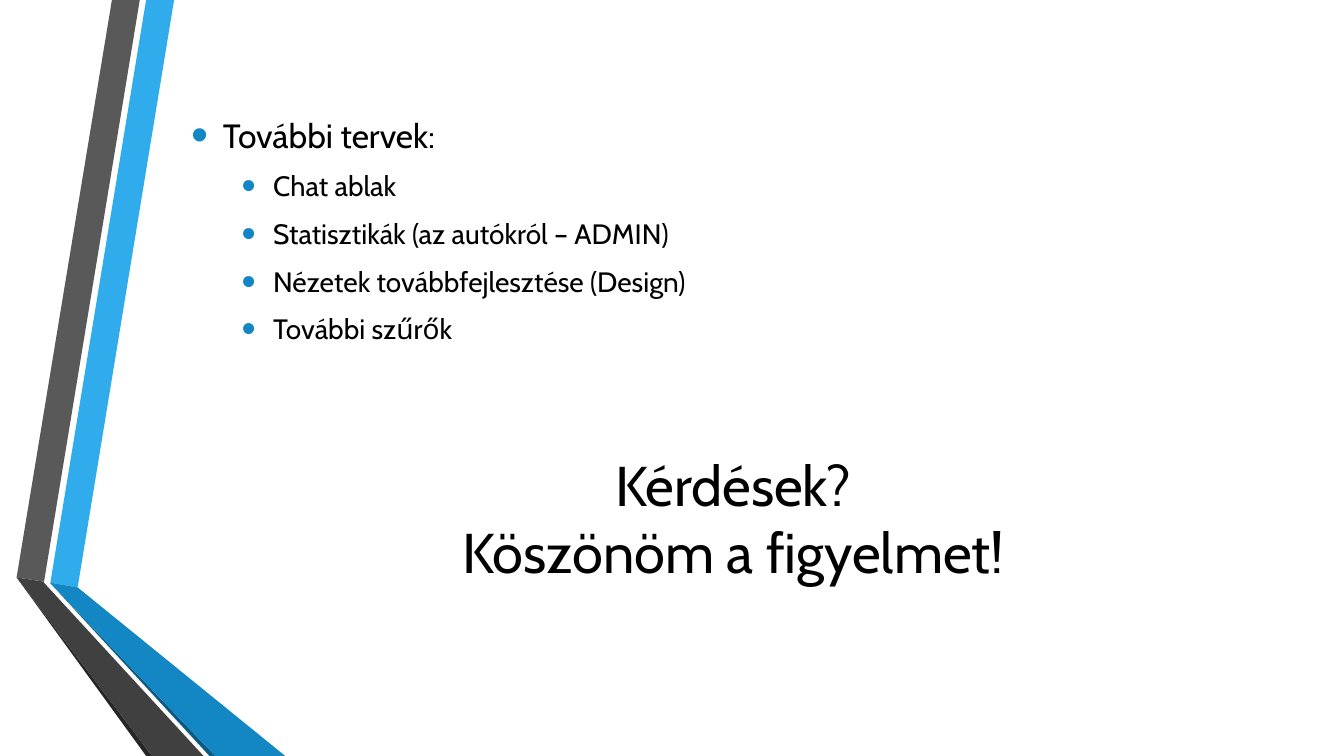
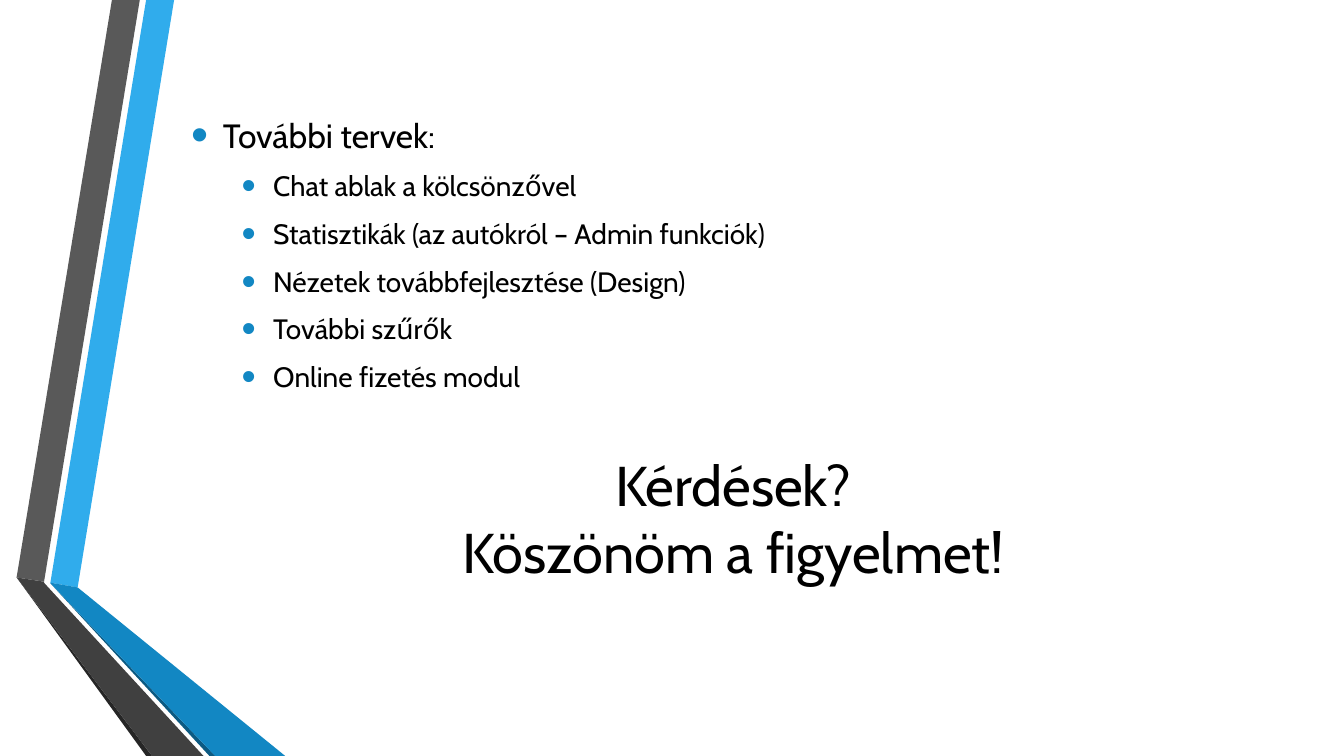
Before and after one commit to bencetaylor/Onlab, a slide deck: slide 10 of Documentation/Bemutató2.pptx. Drawn at 1344x756 pixels with LibreOffice and Linux fonts; fonts in the diff are those of the drawing; background and template pictures are left out. Boxes give left, top, right and bottom in pixels: in the first picture for what was removed or moved away, otherwise in the second. Text is boxed around its words. In the diff, an @@ line names an element or a change of style, - is before the commit and + after.

Commit message:
beszámolú javítás

```diff
--- a/Documentation/Bemutató2.pptx
+++ b/Documentation/Bemutató2.pptx
@@ text at [273, 175, 766, 248]: text changed @@
-  • Chat ablak
-  • Statisztikák (az autókról – ADMIN)
+  • Chat ablak a kölcsönzővel
+  • Statisztikák (az autókról – Admin funkciók)
@@ text at [273, 366, 520, 388]: paragraph added @@
+  • Online fizetés modul
```
